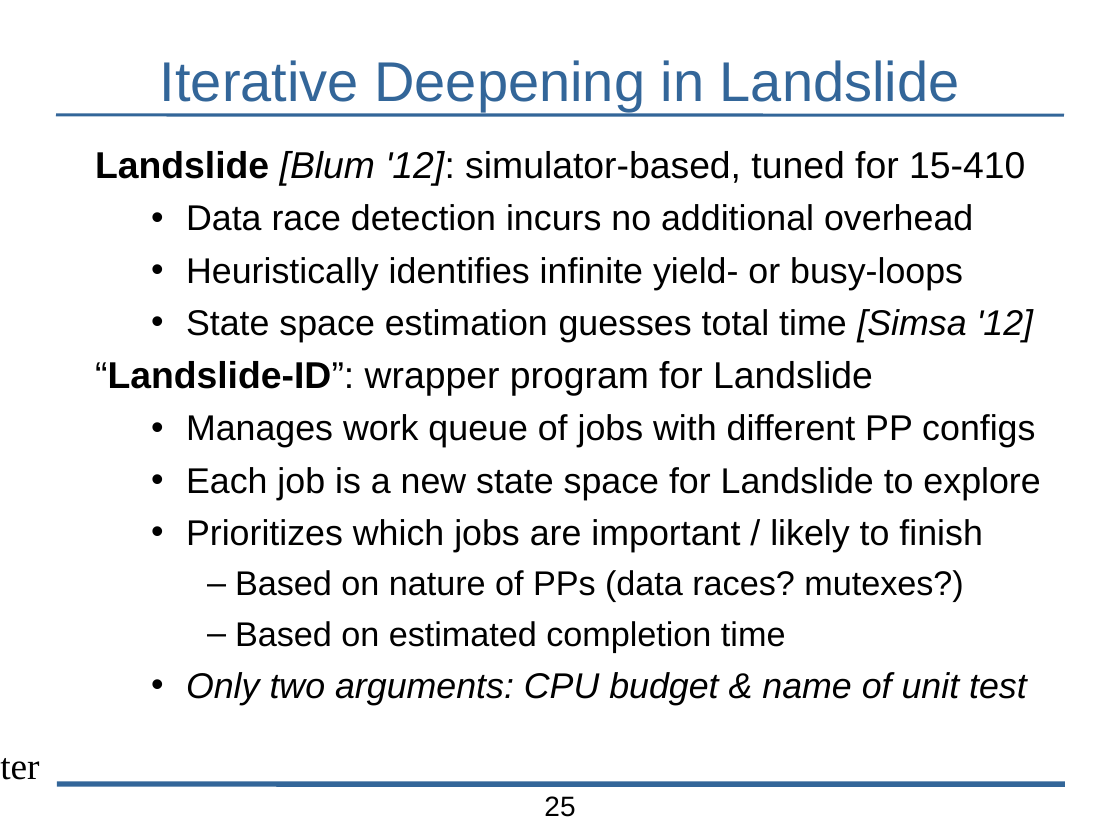
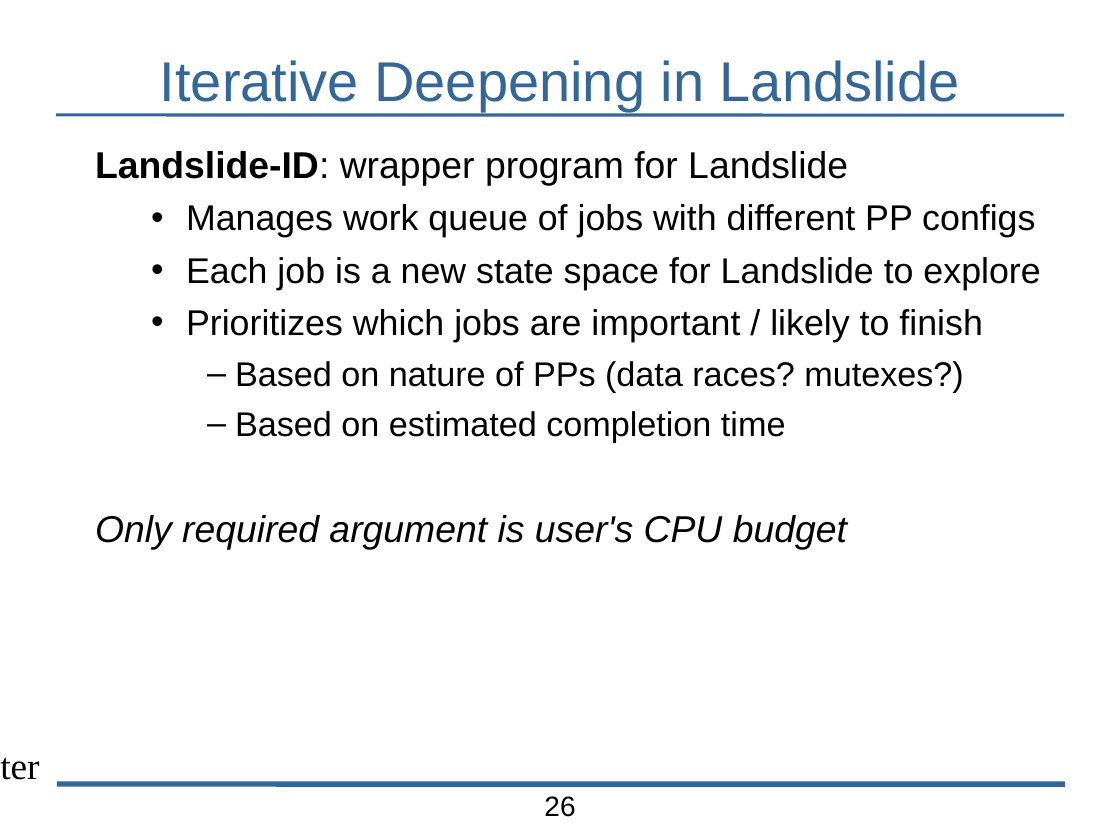
Before and after one commit to bblum/talks, a slide deck: slide 26 of pdl-retreat/2014/pdl-talk.odp (slide 25 before the commit). Drawn at 1120x840 pixels with LibreOffice and Linux fonts; fonts in the diff are those of the drawing; background and template pictures are left out. Boxes give left, top, right and bottom in pixels: in the first picture for what was removed or moved away, otherwise in the second. Text is boxed around its words. In the diff, an @@ line names an element or a change of style, - is before the commit and + after.

```diff
--- a/pdl-retreat/2014/pdl-talk.odp
+++ b/pdl-retreat/2014/pdl-talk.odp
@@ text at bbox=[95, 151, 848, 186]: text changed; size 23 to 24 pt @@
-Landslide [Blum '12]: simulator-based, tuned for 15-410
-  • Data race detection incurs no additional overhead
-  • Heuristically identifies infinite yield- or busy-loops
-  • State space estimation guesses total time [Simsa '12]
-“Landslide-ID”: wrapper program for Landslide
+Landslide-ID: wrapper program for Landslide
@@ text at bbox=[95, 515, 847, 550]: text changed; size 23 to 24 pt @@
-  • Only two arguments: CPU budget & name of unit test
+Only required argument is user's CPU budget
@@ page number at bbox=[544, 796, 575, 817]: text changed @@
-25
+26
```
Also in this commit, not shown: 13 other slides changed, 6 slides added, 6 slides removed, 15 other files.
